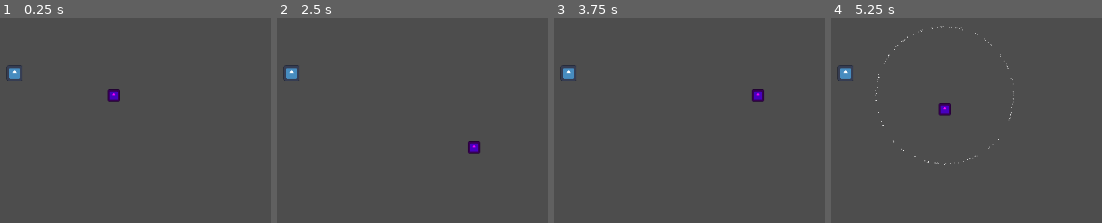
Above: before the commit, frames 1-4 (left to right).
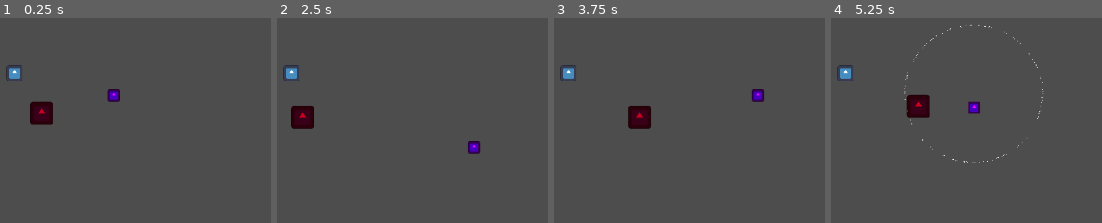
Above: after the commit, the same moments.

Repository: Josh-Farkas/Wizard-Game
Game: Godot game, scene res://Scenes/World.tscn
Two runs of this game, one before a commit and one after it. Both use one fixed random seed, a clock stepped at 60 frames per second and the inputs below. The engine's default icon, where the game draws it, is replaced by a stand-in: a white triangle on a blue panel in a dark square.
Inputs (mouse positions are in pixels of both pictures, inside the frame that each line leads up to):
- Up to frame 1 (0.25 s): no input
- Up to frame 2 (2.5 s): move the mouse to (outside the picture) at 0.52 s; press the mouse at (outside the picture) at 0.53 s; hold D (right) 0.53-1.28 s; tap Enter at 1.25 s; move the mouse to (393, 208) at 1.27 s; release the mouse at (393, 208) at 1.28 s; hold S (down) 1.28-2.03 s; click (393, 208) at 1.35 s; tap Space at 2 s; move the mouse to (outside the picture) at 2.02 s; press the mouse at (outside the picture) at 2.03 s; hold D (right) from 2.03 s (still down)
- Up to frame 3 (3.75 s): move the mouse to (outside the picture) at 2.77 s; release D (right) at 2.78 s; release the mouse at (outside the picture) at 2.78 s; hold W (up) 2.78-3.53 s; click (outside the picture) at 2.85 s; move the mouse to (outside the picture) at 3.52 s; press the mouse at (outside the picture) at 3.53 s; hold A (left) from 3.53 s (still down)
- Up to frame 4 (5.25 s): move the mouse to (868, 118) at 4.27 s; release the mouse at (868, 118) at 4.28 s; click (868, 118) at 4.35 s; tap Enter at 5 s; move the mouse to (outside the picture) at 5.02 s; release A (left) at 5.03 s; press the mouse at (outside the picture) at 5.03 s; hold S (down) from 5.03 s (still down)

The runs differ from the first frame. In frame 1, 0.9% of the frame differs, in the area x 11-20%, y 40-53%; in frame 2, 0.9%; in frame 3, 0.9%; in frame 4, 2.0%, in the area x 16-79%, y 3-72%.

Commit message:
Added enemy pathfinding and stun to expulsion

Diff:
--- a/Scenes/Enemy.tscn
+++ b/Scenes/Enemy.tscn
@@ -1,3 +1,26 @@
-[gd_scene format=3 uid="uid://cgkex1j1qw45u"]
+[gd_scene load_steps=4 format=3 uid="uid://cgkex1j1qw45u"]
+
+[ext_resource type="Script" path="res://Scripts/Enemy.gd" id="1_lxc01"]
+[ext_resource type="Texture2D" uid="uid://y227ttk541sa" path="res://Assets/icon.svg" id="2_nixn5"]
+
+[sub_resource type="CircleShape2D" id="CircleShape2D_w3via"]
+radius = 16.0312
 
 [node name="Enemy" type="CharacterBody2D"]
+script = ExtResource("1_lxc01")
+
+[node name="NavigationAgent2D" type="NavigationAgent2D" parent="."]
+
+[node name="Sprite2D" type="Sprite2D" parent="."]
+modulate = Color(0.796078, 0, 0.129412, 1)
+position = Vector2(-3.8147e-06, -3.8147e-06)
+scale = Vector2(0.257813, 0.257813)
+texture = ExtResource("2_nixn5")
+
+[node name="CollisionShape2D" type="CollisionShape2D" parent="."]
+shape = SubResource("CircleShape2D_w3via")
+
+[node name="Stunned" type="Timer" parent="."]
+one_shot = true
+
+[connection signal="timeout" from="Stunned" to="." method="_on_stunned_timeout"]
--- a/Scenes/World.tscn
+++ b/Scenes/World.tscn
@@ -1,13 +1,20 @@
-[gd_scene load_steps=4 format=3 uid="uid://bi23880r36lux"]
+[gd_scene load_steps=6 format=3 uid="uid://bi23880r36lux"]
 
 [ext_resource type="PackedScene" uid="uid://crgxtr51p6j1" path="res://Scenes/Player.tscn" id="1_cr54t"]
 [ext_resource type="Texture2D" uid="uid://y227ttk541sa" path="res://Assets/icon.svg" id="2_5u1nr"]
+[ext_resource type="PackedScene" uid="uid://cgkex1j1qw45u" path="res://Scenes/Enemy.tscn" id="3_uoajn"]
+
+[sub_resource type="NavigationPolygon" id="NavigationPolygon_i3dgm"]
+vertices = PackedVector2Array(-227, -92, 1394, -58, 1342, 516, -97, 660)
+polygons = Array[PackedInt32Array]([PackedInt32Array(0, 1, 2, 3)])
+outlines = Array[PackedVector2Array]([PackedVector2Array(-227, -92, 1394, -58, 1342, 516, -97, 660)])
 
 [sub_resource type="CircleShape2D" id="CircleShape2D_orggp"]
 
 [node name="World" type="Node2D"]
 
 [node name="NavigationRegion2D" type="NavigationRegion2D" parent="."]
+navigation_polygon = SubResource("NavigationPolygon_i3dgm")
 
 [node name="TileMap" type="TileMap" parent="NavigationRegion2D"]
 format = 2
@@ -30,3 +37,6 @@
 
 [node name="CollisionShape2D" type="CollisionShape2D" parent="RigidBody2D"]
 shape = SubResource("CircleShape2D_orggp")
+
+[node name="Enemy" parent="." instance=ExtResource("3_uoajn")]
+position = Vector2(219, 224)
--- /dev/null
+++ b/Scripts/Enemy.gd
@@ -0,0 +1,42 @@
+extends CharacterBody2D
+
+var navigation_target
+var force_velocity := Vector2.ZERO
+var stunned := false
+
+@export var speed: float = 75.0
+@export var force_damping: float = .96
+
+@onready var navigation_agent := $NavigationAgent2D
+@onready var player: CharacterBody2D = get_tree().get_first_node_in_group("Player")
+@onready var stun_timer := $Stunned
+
+func _ready():
+	navigation_target = player
+
+
+func _physics_process(delta):
+	force_velocity *= force_damping
+	navigation_agent.target_position = navigation_target.global_position
+
+	var direction = navigation_agent.get_next_path_position() - global_position
+	direction = direction.normalized()
+
+	if stunned:
+		velocity = force_velocity
+	else:
+		velocity = force_velocity + direction * speed
+
+	move_and_slide()
+
+func apply_force(force: Vector2):
+	force_velocity += force
+
+
+func stun(seconds: float):
+	stunned = true
+	stun_timer.start(seconds)
+
+
+func _on_stunned_timeout():
+	stunned = false
--- a/Scripts/Spells/ExpulsionSpell.gd
+++ b/Scripts/Spells/ExpulsionSpell.gd
@@ -7,6 +7,7 @@
 @export var duration: float = .2
 @export var damage: float = 0
 @export var knockback: float = 10000
+@export var stun_duration: float = 2.0
 
 @onready var player = get_tree().get_first_node_in_group("Player")
 @onready var cooldown_timer = $Cooldown
@@ -39,7 +40,7 @@
 	hitbox.monitoring = false
 
 
-func _on_hitbox_body_entered(body):
+func _on_hitbox_body_entered(body: PhysicsBody2D):
 	if body == player:
 		return
 
@@ -48,3 +49,6 @@
 		var distance: float = global_position.distance_squared_to(body.global_position)
 		var force = direction * (1 / distance) * knockback
 		body.apply_force(force)
+
+	if body.has_method("stun"):
+		body.stun(stun_duration)
